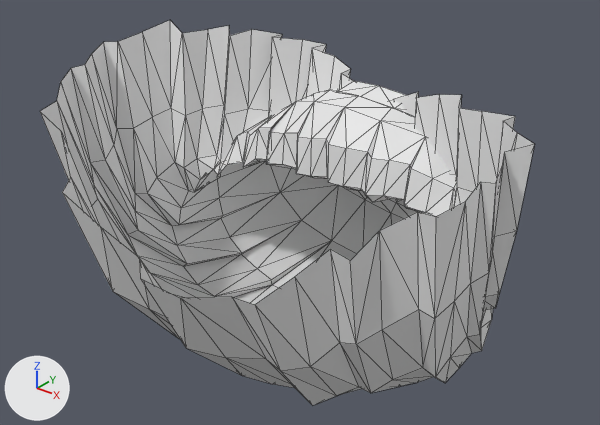
A saved change to the Blender file public/models/skirt_mesh_sitting_animation.blend.
Camera for both pictures: a camera (50 mm lens) standing at (35.7, 42.6, 32.7) and looking at (-1.7, 89.4, 3.7). Lighting does not change. The marker at lower left points along +X, +Y and +Z. The picture after the commit comes second. Both versions are drawn at full value of the shape key 'Pose_097' of 'Skirt_Animated_Bottoms'; the numbers are the values there. Mesh edges are drawn as thin lines.

Objects in the first picture: 'Skirt_Animated_Bottoms'.
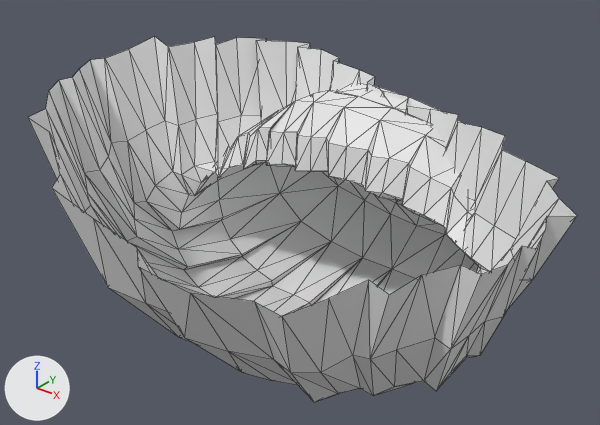
Location of each change, [x1, y1, x2, y2] in pixels of the pictures (600 x 425 px):
'Skirt_Animated_Bottoms', reshaped (11% wider): before [40, 20, 534, 405]; after [28, 37, 577, 402]

Diff of the bpy script that builds the scene:
```diff
--- a/public/models/skirt_mesh_sitting_animation.blend.py
+++ b/public/models/skirt_mesh_sitting_animation.blend.py
@@ me_bottomsskirtanimationmesh @@
 # used by ob_skirt_animated_bottoms; location = (0.0, 0.0, 0.0)
-me_bottomsskirtanimationmesh.from_pydata(...)  # 381 vertices, 700 faces; spans x -20.3..17.9, y 73.6..106.6, z -9.8..16.3
+me_bottomsskirtanimationmesh.from_pydata(...)  # 381 vertices, 700 faces; spans x -22.2..21.2, y 73.5..106.6, z -9.7..14.5
+# me_bottomsskirtanimationmesh part 1: 309 of 381 vertices moved; they spanned x -20.3..17.9, y 73.6..103.9, z -9.8..16.3 and now span x -22.2..21.2, y 73.5..103.8, z -9.7..14.5; mean shift (0.2, -0.1, -0.4); largest move (17.9, 86.7, 15.1) -> (21.2, 86.5, 11.5)
```
